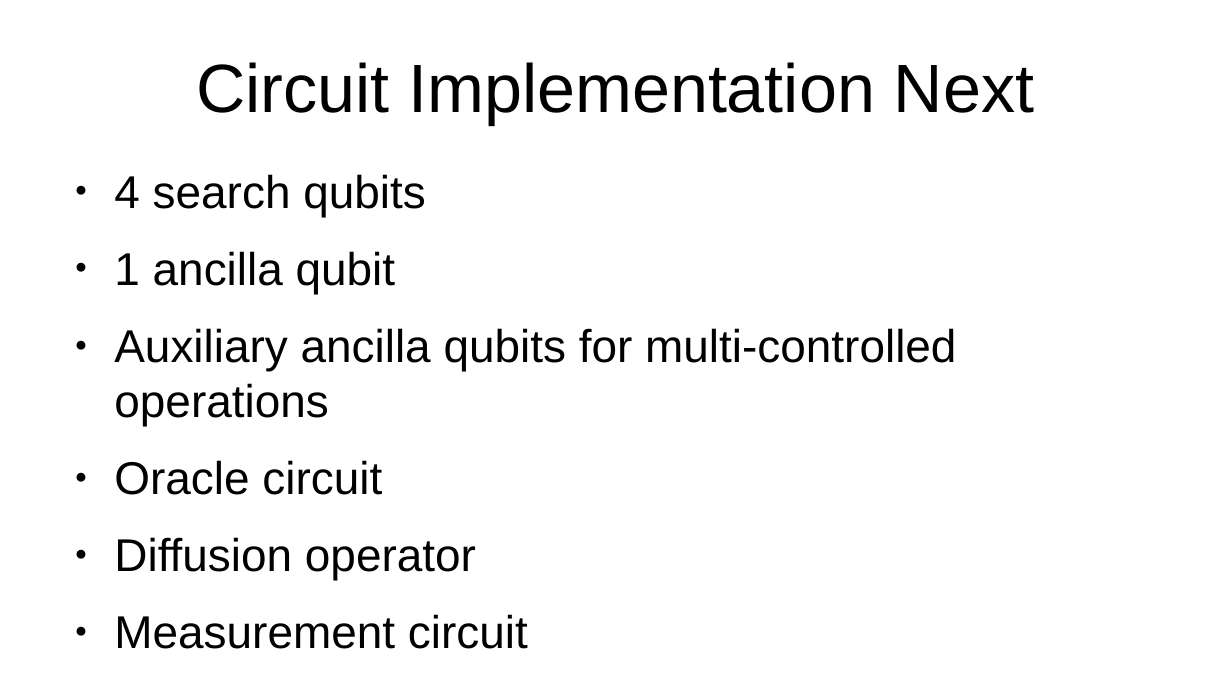
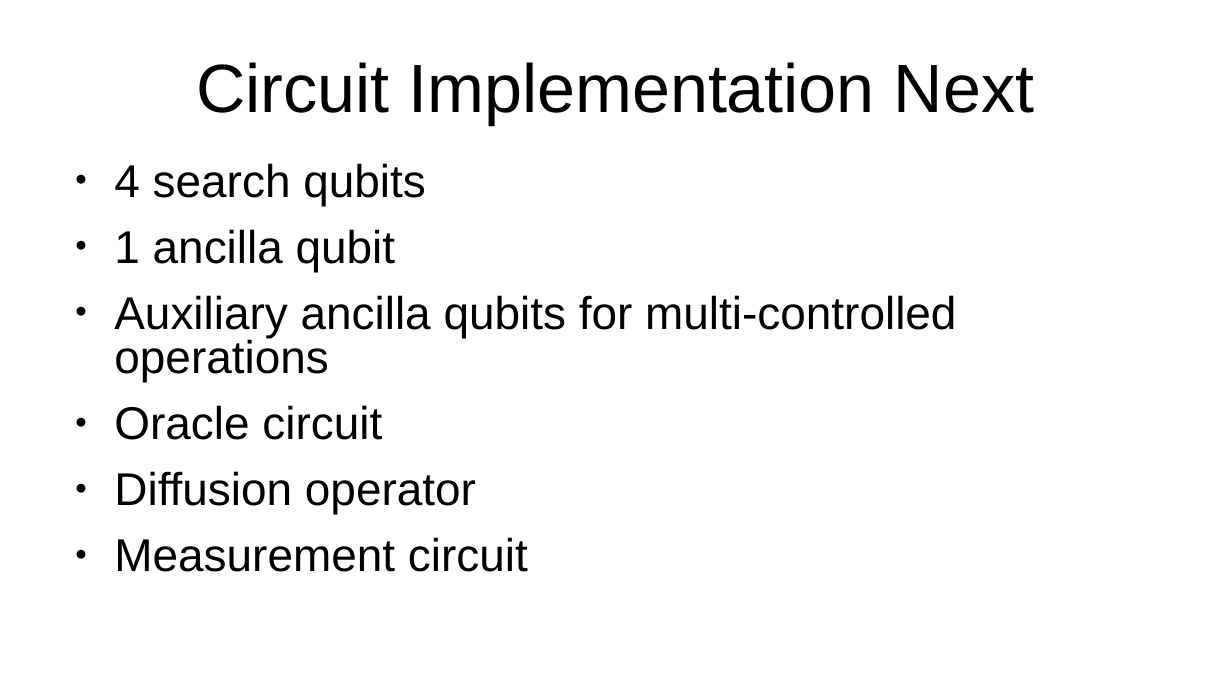
Before and after one commit to LaplaceDaemon101/grover-search, a slide deck: slide 6 of Group_No_6A.pptx. Drawn at 1232x693 pixels with LibreOffice and Linux fonts; fonts in the diff are those of the drawing. Boxes give left, top, right and bottom in pixels: in the first picture for what was removed or moved away, otherwise in the second. Text is boxed around its words. In the diff, an @@ line names an element or a change of style, - is before the commit and + after.

```diff
--- a/Group_No_6A.pptx
+++ b/Group_No_6A.pptx
@@ text "4 search qubits" at [114, 163, 956, 572]: line spacing 1 to 0.8 @@
```
Also in this commit, not shown: 4 other slides changed, 1 slide added, 2 other files.
